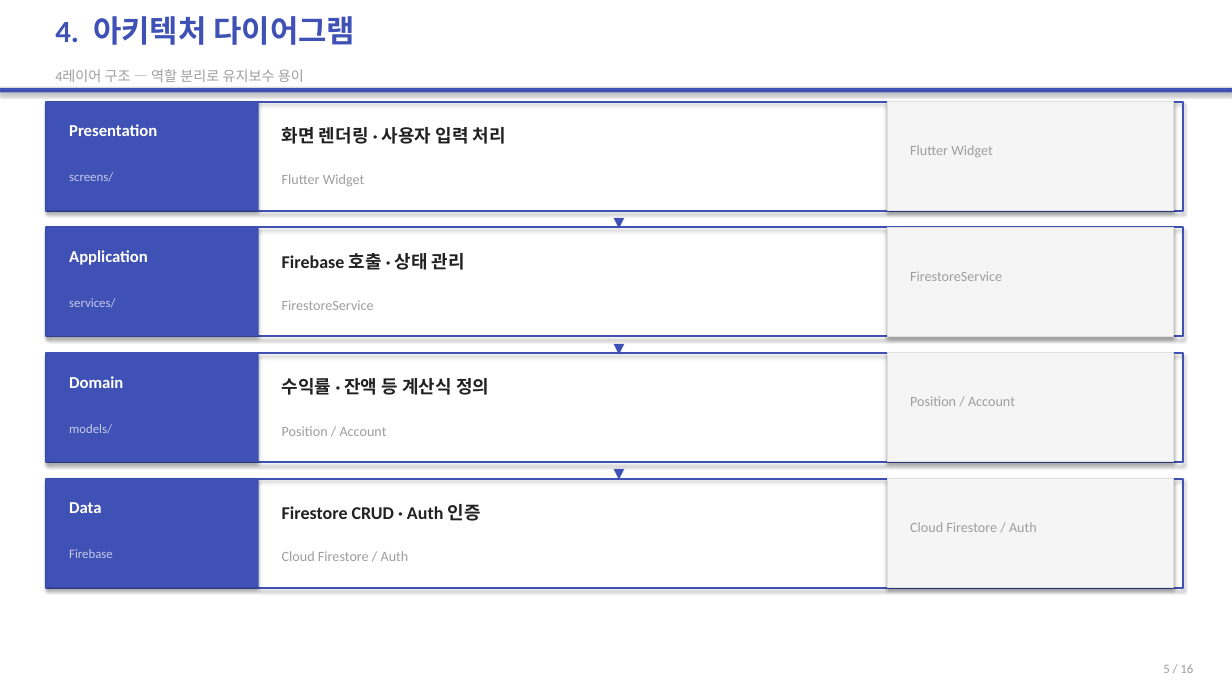
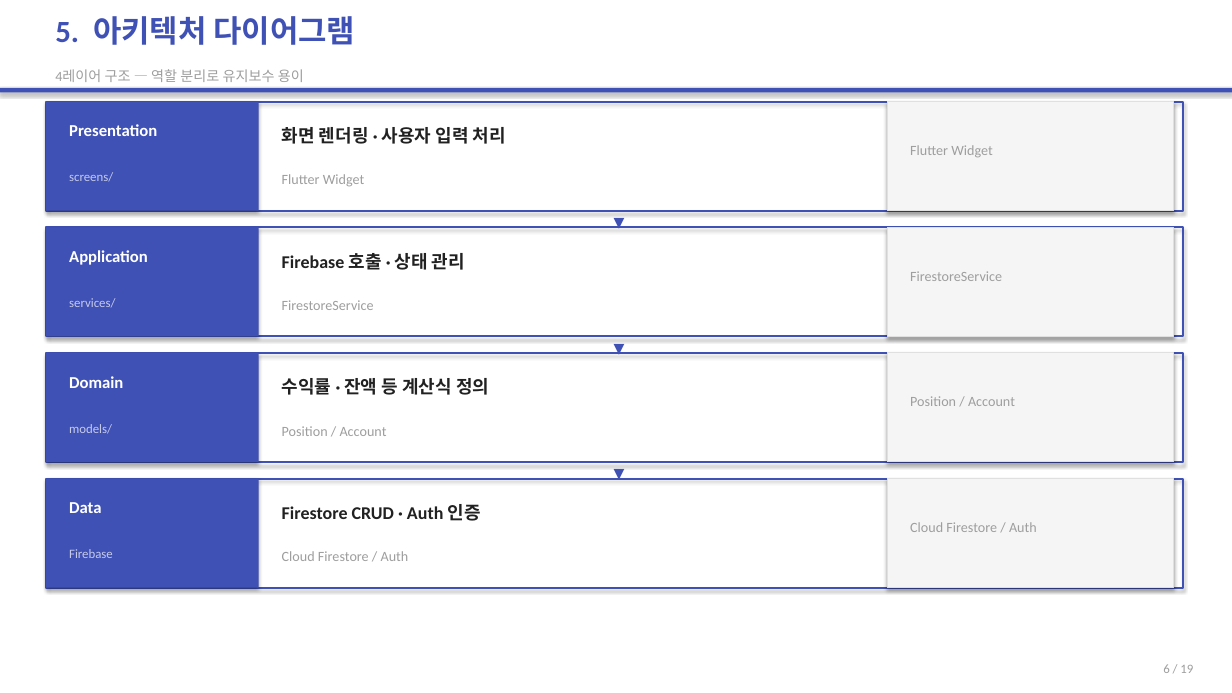
Before and after one commit to 2022136020/project_c, a slide deck: slide 6 of portfolio-tracker/presentation/portfolio-tracker-final.pptx (slide 5 before the commit). Drawn at 1232x693 pixels with LibreOffice and Linux fonts; fonts in the diff are those of the drawing. Boxes give left, top, right and bottom in pixels: in the first picture for what was removed or moved away, otherwise in the second. Text is boxed around its words. In the diff, an @@ line names an element or a change of style, - is before the commit and + after.

```diff
--- a/portfolio-tracker/presentation/portfolio-tracker-final.pptx
+++ b/portfolio-tracker/presentation/portfolio-tracker-final.pptx
@@ text at bbox=[55, 16, 355, 45]: text changed @@
-4. 아키텍처 다이어그램
+5. 아키텍처 다이어그램
@@ text at bbox=[1163, 664, 1193, 673]: text changed @@
-5 / 16
+6 / 19
```
Also in this commit, not shown: 14 other slides changed, 3 slides added, 5 other files.
